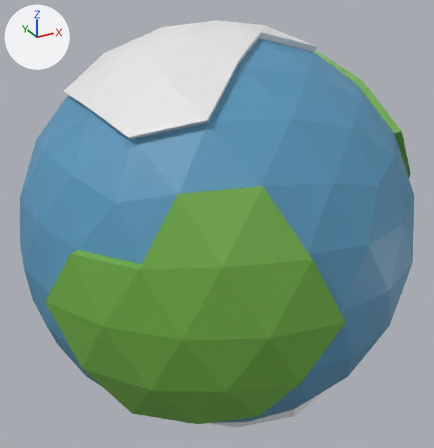
Two versions of the glTF model models/planetAlone.glb, one commit apart.
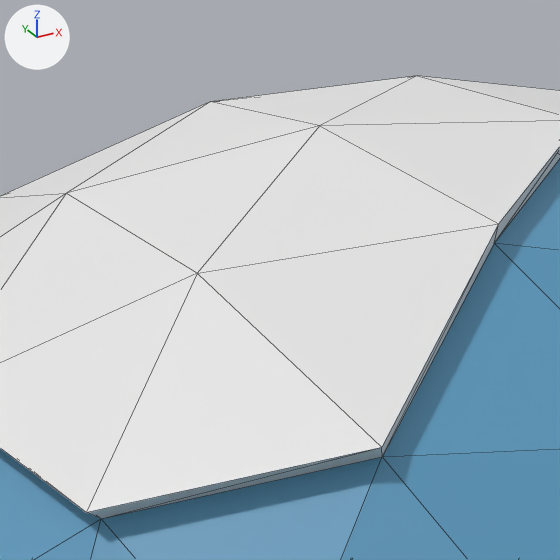
Old and new are each drawn whole from a 50 mm camera at (-4.84, -8.81, 4.44) aimed at (0.02, 0.04, 0.01) and again close up on the part from 24% to 59% of the width and 0% to 34% of the height. Lighting does not change. The marker at upper left points along +X, +Y and +Z. The close-ups show mesh edges as thin lines. Where no turn or scale is listed for an object, it has been applied to the vertices.
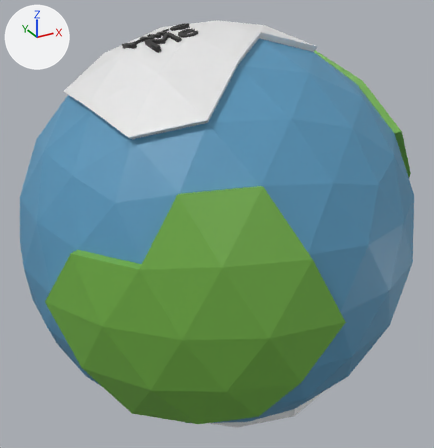
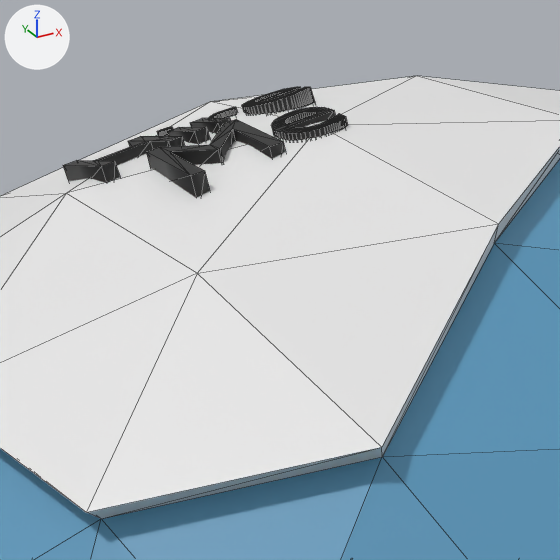
Commit message: new models with menu text

What the commit changed:
Material 'Material.001' (mat_material_001) is new.
Its base color is (0.016, 0.016, 0.016) (black #222222).
Material 'Material' (mat_material) is new.
Its base color is (0.016, 0.016, 0.016) (black #222222).
Mesh me_text_001 is new.
It has 228 vertices, 452 faces and spans x 0.026..0.745, y -0.028..0.44, z -0.055..0.282.
It uses material mat_material_001 (black #222222).
Mesh me_text is new.
It has 436 vertices, 856 faces and spans x 0.027..1.031, y -0.005..0.453, z -0.097..0.336.
It uses material mat_material (black #222222).
Object 'Me' (ob_me) is new; it shows me_text_001.
Its location is (-1.338, -0.579, 3.214).
Object 'Hire' (ob_hire) is new; it shows me_text.
Its location is (-1.51, -0.1, 3.205).

Boxes [x1, y1, x2, y2] around the edits, measured in the close-ups (560 x 560 px):
'Me', added
    after: [146, 107, 348, 198]
'Hire', added
    after: [63, 87, 315, 183]
